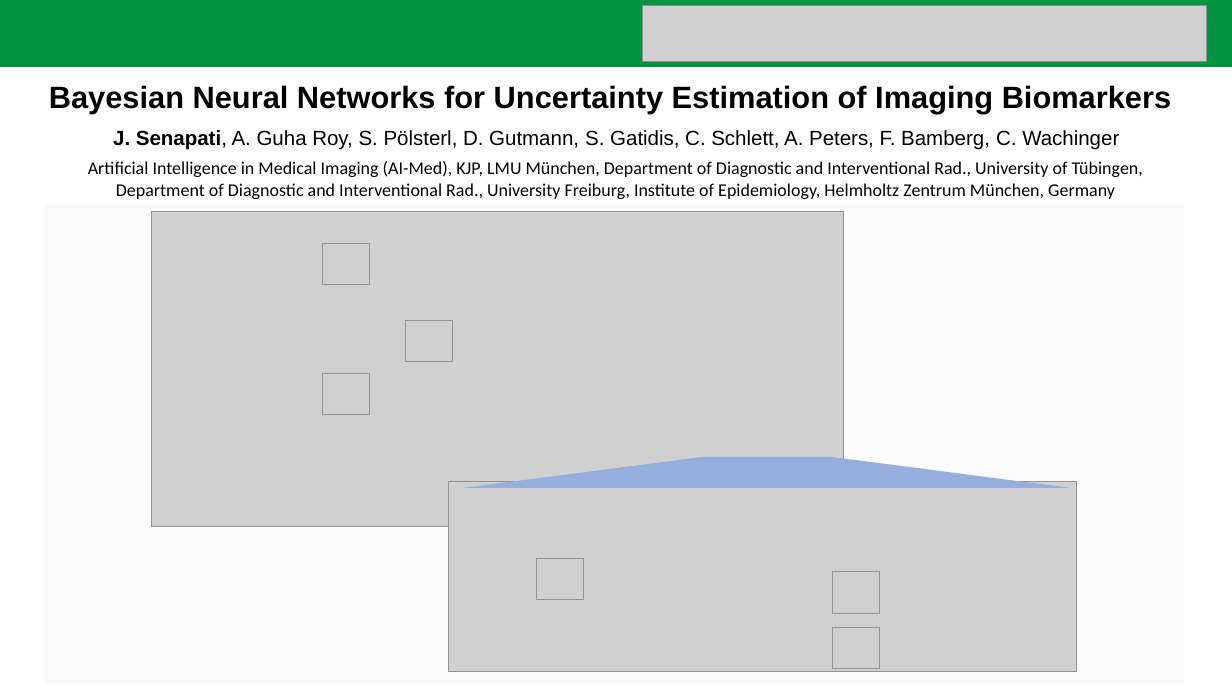
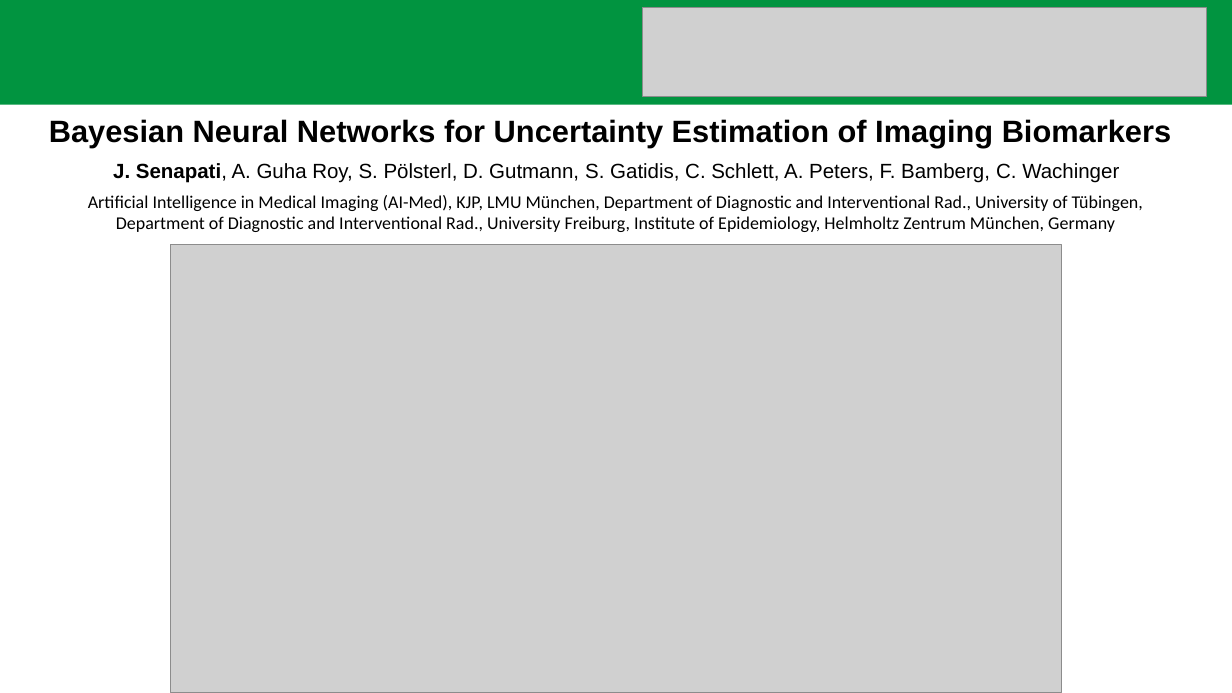
Before and after one commit to jyotirmay123/BNN-for-Uncertainty-Estimation-of-Imaging-Biomarkers, a slide deck: slide 1 of mlmi-workshop/mlmi.pptx. Drawn at 1232x693 pixels with LibreOffice and Linux fonts; fonts in the diff are those of the drawing; grey boxes stand for pictures. Boxes give left, top, right and bottom in pixels: in the first picture for what was removed or moved away, otherwise in the second. Text is boxed around its words. In the diff, an @@ line names an element or a change of style, - is before the commit and + after.

```diff
--- a/mlmi-workshop/mlmi.pptx
+++ b/mlmi-workshop/mlmi.pptx
@@ rectangle: place and size @@
-rectangle at (0, 0, 1232, 67)
+rectangle at (0, 0, 1232, 104)
@@ picture: place and size @@
-picture at (643, 5, 1207, 61)
+picture at (643, 8, 1207, 96)
@@ 3 texts: place and size @@
-3 texts at (49, 85, 1171, 199)
+3 texts at (49, 119, 1171, 232)
@@ rectangle removed at (43, 204, 1184, 684) @@
@@ picture added at (170, 245, 1062, 693) @@
@@ group removed at (152, 212, 1077, 672): 8 pictures, 1 trapezoid @@
```
Also in this commit, not shown: 15 other files.
